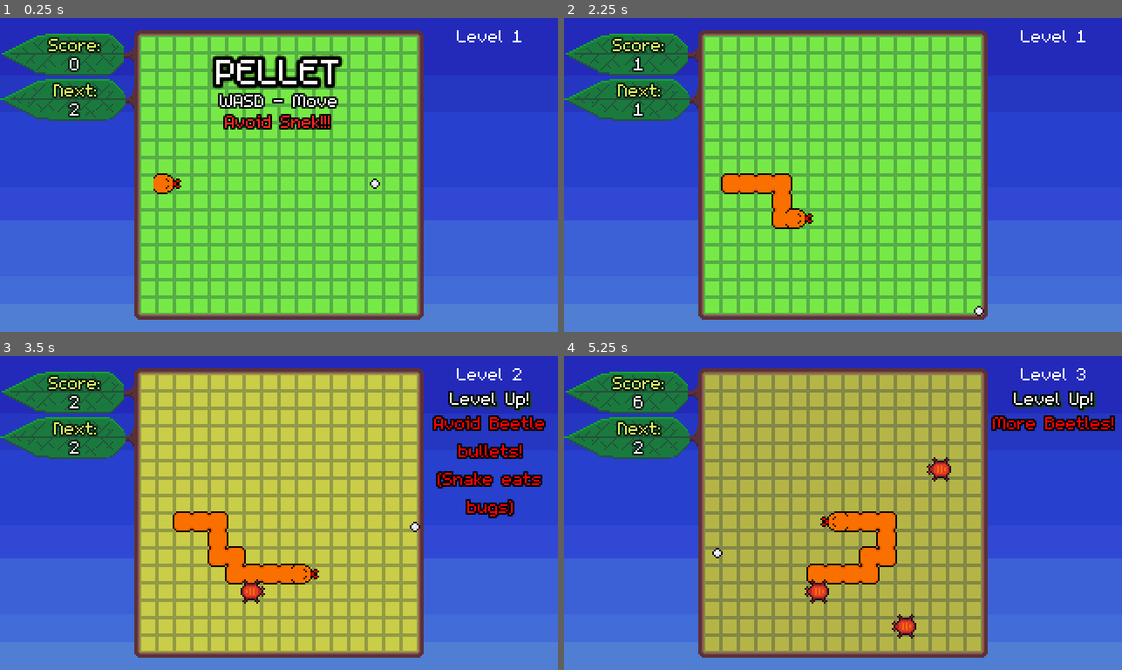
Above: before the commit, frames 1-4 (two rows, left to right).
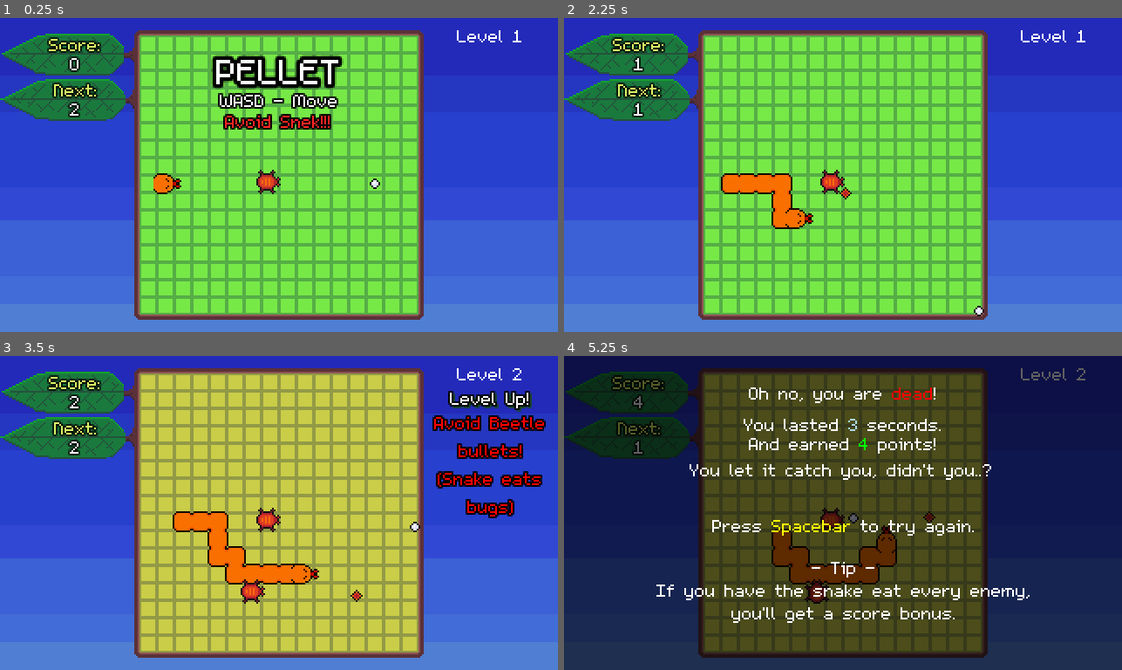
Above: after the commit, the same moments.

Repository: bdunko/Pellet
Game: Godot game, scene res://main.tscn
The game is run twice, just before and just after one commit, with the same random seed, the same clock (stepped at 60 frames per second) and the same inputs.
Inputs:
- Up to frame 1 (0.25 s): no input
- Up to frame 2 (2.25 s): tap Enter at 0.5 s; hold D (right) 0.53-1.28 s; hold S (down) 1.28-2.03 s; hold D (right) from 2.03 s (still down)
- Up to frame 3 (3.5 s): release D (right) at 2.78 s; hold W (up) from 2.78 s (still down)
- Up to frame 4 (5.25 s): release W (up) at 3.53 s; hold A (left) 3.53-5.03 s; hold S (down) from 5.03 s (still down)

The runs differ from the first frame. In frame 1, 0.2% of the frame differs, in the area x 45-51%, y 48-57%; in frame 2, 0.3%; in frame 3, 0.3%; in frame 4, 99%, in the area x 0-100%, y 0-100%.

Commit message:
points text, bug fix with new snakes

Diff:
--- a/main.gd
+++ b/main.gd
@@ -58,7 +58,7 @@
 	"Watch for Dragonflies!",
 	"Speed up!",
 	"Triple trouble!",
-	"Dodge bouncing Moths!",
+	"Bouncing-bullet Moths!",
 	"Snake turrets!",
 	"Good luck..."
 ]
@@ -195,6 +195,7 @@
 		snek.enable()
 		if fast:
 			snek.speed_up()
+		snek.ate_bug.connect("_on_snake_ate_bug")
 		$Snakes.add_child(snek)
 
 func _update_level():
@@ -372,9 +373,14 @@
 			return true
 	return false
 
+var POINTS_TEXT = preload("res://points.tscn")
 const FULL_CLEAR_BONUS = 10
-func _on_snake_ate_bug():
+func _on_snake_ate_bug(bug_pos):
 	score += level * 10
+	var text = POINTS_TEXT.instantiate()
+	text.setup(level * 10)
+	text.position = bug_pos - Vector2(10, 0)
+	add_child(text)
 	$UI/Score.text = str(score)
 	if $Bugs.get_child_count() == 1: #ate last bug
 		var full_clear_bonus = (FULL_CLEAR_BONUS * level) + (int($UI/Time.text) * level)
--- a/main.tscn
+++ b/main.tscn
@@ -14,6 +14,7 @@
 [ext_resource type="Texture2D" uid="uid://cay5ftkmugouq" path="res://assets/sky_morning.png" id="6_7fbtx"]
 [ext_resource type="PackedScene" uid="uid://xe84in6ej3m7" path="res://pellet.tscn" id="6_dvu1o"]
 [ext_resource type="PackedScene" uid="uid://de227doiyv2qb" path="res://snake.tscn" id="7_ertux"]
+[ext_resource type="PackedScene" uid="uid://nmggdkaqks7m" path="res://beetle.tscn" id="14_in4lh"]
 
 [sub_resource type="RectangleShape2D" id="RectangleShape2D_ji84y"]
 size = Vector2(4.5, 166)
@@ -300,6 +301,9 @@
 [node name="Bugs" type="Node2D" parent="."]
 z_index = 1600
 
+[node name="Beetle" parent="Bugs" instance=ExtResource("14_in4lh")]
+position = Vector2(154, 94)
+
 [node name="Snakes" type="Node2D" parent="."]
 
 [node name="Snake" parent="Snakes" instance=ExtResource("7_ertux")]
--- /dev/null
+++ b/points.gd
@@ -0,0 +1,21 @@
+extends Label
+
+const FORMAT = "+%d"
+
+var alpha_target = 1.0
+
+func _ready():
+	modulate.a = 0.1
+
+func setup(pts):
+	text = FORMAT % pts
+
+# Called every frame. 'delta' is the elapsed time since the previous frame.
+func _process(delta):
+	modulate.a = lerp(modulate.a, alpha_target, 30 * delta)
+	if modulate.a == 0:
+		queue_free()
+	position.y -= 80 * delta
+
+func _on_visible_timer_timeout():
+	alpha_target = 0.0
--- /dev/null
+++ b/points.tscn
@@ -0,0 +1,22 @@
+[gd_scene load_steps=2 format=3]
+
+[ext_resource type="Script" path="res://points.gd" id="1_nxbr0"]
+
+[node name="Points" type="Label"]
+z_index = 2000
+offset_left = -15.0
+offset_top = -7.0
+offset_right = 13.0
+offset_bottom = 9.0
+theme_override_colors/font_color = Color(1, 0.839216, 0, 1)
+theme_override_colors/font_shadow_color = Color(0, 0, 0, 1)
+theme_override_colors/font_outline_color = Color(0, 0, 0, 1)
+theme_override_constants/outline_size = 4
+text = "+100!!"
+script = ExtResource("1_nxbr0")
+
+[node name="VisibleTimer" type="Timer" parent="."]
+wait_time = 0.2
+autostart = true
+
+[connection signal="timeout" from="VisibleTimer" to="." method="_on_visible_timer_timeout"]
--- a/snake.gd
+++ b/snake.gd
@@ -197,7 +197,7 @@
 
 	call_deferred("_grow_snake")
 	body.queue_free()
-	emit_signal("ate_bug")
+	emit_signal("ate_bug", body.position)
 
 const POISON_COLOR = Color(109/255.0, 78/255.0, 255/255.0)
 const YUM_COLOR = Color(79/255.0, 255/255.0, 67/255.0)
--- a/spider.tscn
+++ b/spider.tscn
@@ -4,7 +4,7 @@
 [ext_resource type="Script" path="res://spider.gd" id="1_h7ra5"]
 
 [sub_resource type="CircleShape2D" id="CircleShape2D_114oi"]
-radius = 3.0
+radius = 2.0
 
 [node name="Spider" type="CharacterBody2D"]
 collision_layer = 8
Not shown: 1 places in main.tscn that only renumber resources
